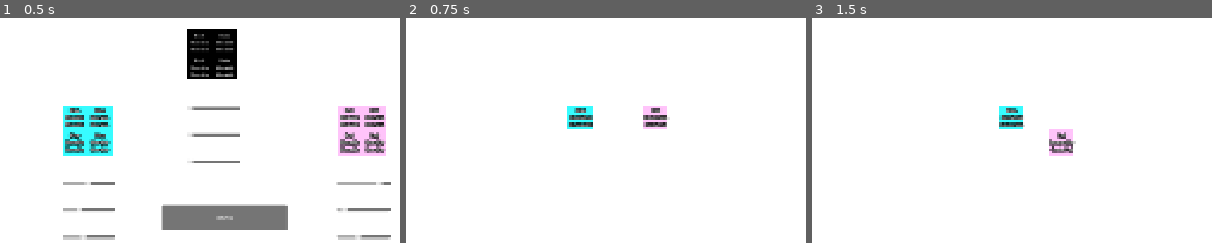
Above: before the commit, frames 1-3 (left to right).
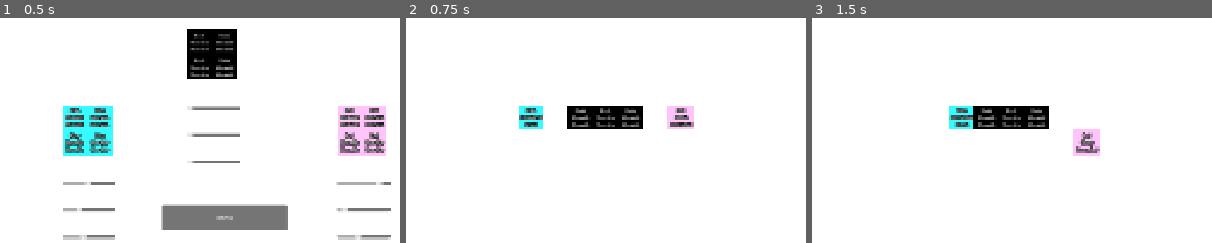
Above: after the commit, the same moments.

Repository: djohoe28/ggj-2026
Game: Godot game, scene res://scenes/game.tscn
Two runs of this game, one before a commit and one after it. Both use one fixed random seed, a clock stepped at 60 frames per second and the inputs below.
Inputs:
- Up to frame 1 (0.5 s): no input
- Up to frame 2 (0.75 s): click "סיימנו" at 0.5 s
- Up to frame 3 (1.5 s): tap Enter at 1.25 s; hold D (p1_right) from 1.28 s (still down); tap Down (p2_down) at 1.35 s
The pictures show only the part of the screen within x 5-55%, y 3-53%; the shares and areas given below are measured in that part.

Frame 1 is identical in both runs. In frame 2, 3.8% of the frame differs, in the area x 28-72%, y 39-50%; in frame 3, 4.0%, in the area x 34-72%, y 39-62%.

Commit message:
Collision Detection: Relationship -> RayCast

Diff:
--- a/scenes/entities/entity.gd
+++ b/scenes/entities/entity.gd
@@ -118,29 +118,21 @@
 	$Label.text = description.replace(" ", "\n")
 
 func apply_relationship_with_players() -> void:
-	match relationship_with_player1:
-		Relationship.GHOST:
-			# Remove from Collision Layer 1.
-			set_collision_layer_value(1, false)
-			set_collision_mask_value(1, false)
-		Relationship.MOVABLE, Relationship.IMMOVABLE, Relationship.CONTROLLED:
-			# Add to Collision Layer 1.
-			set_collision_layer_value(1, true)
-			set_collision_mask_value(1, true)
-	match relationship_with_player2:
-		Relationship.GHOST:
-			# Remove from Collision Layer 2.
-			set_collision_layer_value(2, false)
-			set_collision_mask_value(2, false)
-		Relationship.MOVABLE, Relationship.IMMOVABLE, Relationship.CONTROLLED:
-			# Add to Collision Layer 2.
-			set_collision_layer_value(2, true)
-			set_collision_mask_value(2, true)
-	var is_controlled: bool = relationship_with_player1 == Relationship.CONTROLLED or relationship_with_player2 == Relationship.CONTROLLED
-	var is_ghost: bool = relationship_with_player1 == Relationship.GHOST and relationship_with_player2 == Relationship.GHOST
-	var is_solid: bool = !is_controlled and !is_ghost
-	set_collision_layer_value(3, is_solid)
-	set_collision_mask_value(3, is_solid)
+	# Initialize all layers and masks to true
+	for i in range(1, 4):
+		set_collision_layer_value(i, true)
+		set_collision_mask_value(i, true)
+	# Remove Player masks
+	if relationship_with_player1 == Relationship.CONTROLLED:
+		set_collision_mask_value(1, false)
+	if relationship_with_player2 == Relationship.CONTROLLED:
+		set_collision_mask_value(2, false)
+	# Remove Ghost layers
+	if relationship_with_player1 == Relationship.GHOST:
+		set_collision_layer_value(2, false)
+	if relationship_with_player2 == Relationship.GHOST:
+		set_collision_layer_value(1, false)
+	$RayCast2D.collision_mask = collision_mask
 	apply_name()
 
 func apply_visibility_for_players() -> void:
@@ -194,6 +186,7 @@
 	# Defer so TileMapLayer has finished positioning scene tiles (batched at end of frame)
 	apply_relationship_with_players()
 	apply_visibility_for_players()
+	await get_tree().process_frame
 	call_deferred("_register_at_map_coords")
 	renamed.connect(_on_renamed)
 
@@ -227,6 +220,7 @@
 	return relationship_with_player1 if pusher_player_id == 1 else relationship_with_player2
 
 ## Iteratively checks whether self can move in the given direction.
+## Uses $RayCast2D with collision_mask aligned to pusher (GHOST/CONTROLLED-by-same-player excluded).
 ## pusher_player_id: 1 = Blue (P1), 2 = Red (P2) — determines which relationship to use for neighbors.
 func can_move(direction: TileSet.CellNeighbor, pusher_player_id: int = 1) -> bool:
 	if current_tween != null and current_tween.is_valid():
@@ -236,22 +230,38 @@
 	if layer == null:
 		return false
 
-	var my_coords := get_map_coords()
-	var neighbor_coords := layer.get_neighbor_cell(my_coords, direction)
-
-	# Check if neighbor cell has an entity
-	var neighbor := Globals.get_entity_at(neighbor_coords) as Entity
+	var ray := $RayCast2D
+	if ray == null:
+		return false
+
+	# Configure RayCast: aim in direction, length = one tile
+	var tile_size := Vector2(64, 64)
+	if layer.tile_set != null:
+		tile_size = Vector2(layer.tile_set.tile_size)
+	var dir_vec := cell_neighbor_to_vector(direction) * tile_size
+	ray.target_position = dir_vec
+
+	# Mask matches apply_relationship_with_players: exclude same-player (CONTROLLED pass-through)
+	# Layer 1 = P1, Layer 2 = P2. CONTROLLED entities set mask 1/2 false for their controller.
+	var ray_mask := 7  # layers 1, 2, 3
+	if pusher_player_id == 1:
+		ray_mask = 6  # exclude layer 1 — don't detect P1-controlled (same-player pass-through)
+	elif pusher_player_id == 2:
+		ray_mask = 5  # exclude layer 2 — don't detect P2-controlled
+	ray.collision_mask = ray_mask
+	ray.force_raycast_update()
+
+	if not ray.is_colliding():
+		return true
+
+	var collider = ray.get_collider()
+	var neighbor := collider as Entity
 	if neighbor == null:
-		return true # Empty cell — can move
-
-	var rel := neighbor._get_relationship_for_pusher(pusher_player_id)
-	match rel:
-		Relationship.GHOST:
-			return true
-		Relationship.IMMOVABLE, Relationship.CONTROLLED:
-			return false
-		Relationship.MOVABLE:
-			return neighbor.can_move(direction, pusher_player_id)
+		return false  # Hit non-Entity (e.g. tilemap collision)
+
+	# Only MOVABLE can be pushed; IMMOVABLE blocks. GHOST/same-player CONTROLLED excluded by mask.
+	if neighbor._get_relationship_for_pusher(pusher_player_id) == Relationship.MOVABLE:
+		return neighbor.can_move(direction, pusher_player_id)
 	return false
 
 ## Moves self within the TileMapLayer and tweens the sprite to the new position.
--- a/scenes/entities/entity.tscn
+++ b/scenes/entities/entity.tscn
@@ -43,3 +43,6 @@
 label_settings = ExtResource("5_366ky")
 horizontal_alignment = 1
 vertical_alignment = 1
+
+[node name="RayCast2D" type="RayCast2D" parent="." unique_id=1743374138]
+collision_mask = 7
--- a/scenes/levels/level_demo.tscn
+++ b/scenes/levels/level_demo.tscn
@@ -3,5 +3,5 @@
 [ext_resource type="TileSet" uid="uid://drb7k0754qprm" path="res://assets/tile_set.tres" id="1_uc8cr"]
 
 [node name="TileMapLayer" type="TileMapLayer" unique_id=180204348]
-tile_map_data = PackedByteArray(0, 0, 11, 0, 4, 0, 0, 0, 0, 0, 0, 0, 66, 0, 8, 0, 4, 0, 0, 0, 0, 0, 0, 0, 12, 0)
+tile_map_data = PackedByteArray(0, 0, 9, 0, 4, 0, 0, 0, 0, 0, 0, 0, 41, 0, 6, 0, 4, 0, 0, 0, 0, 0, 0, 0, 11, 0, 12, 0, 4, 0, 0, 0, 0, 0, 0, 0, 62, 0, 8, 0, 4, 0, 0, 0, 0, 0, 0, 0, 41, 0, 10, 0, 4, 0, 0, 0, 0, 0, 0, 0, 41, 0)
 tile_set = ExtResource("1_uc8cr")
